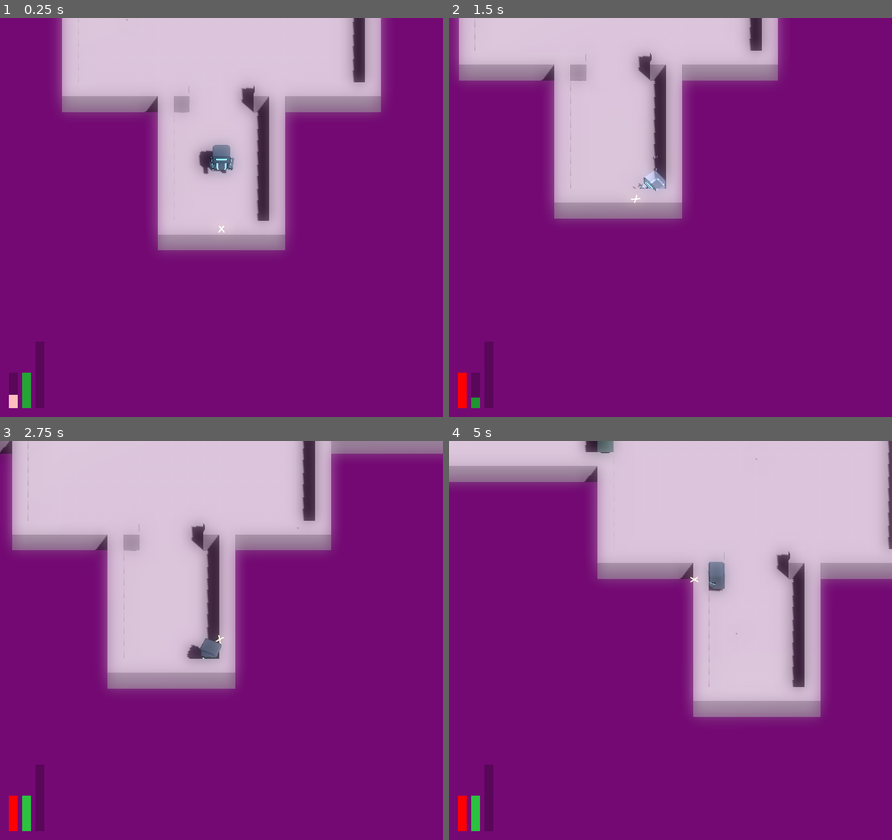
Above: before the commit, frames 1-4 (two rows, left to right).
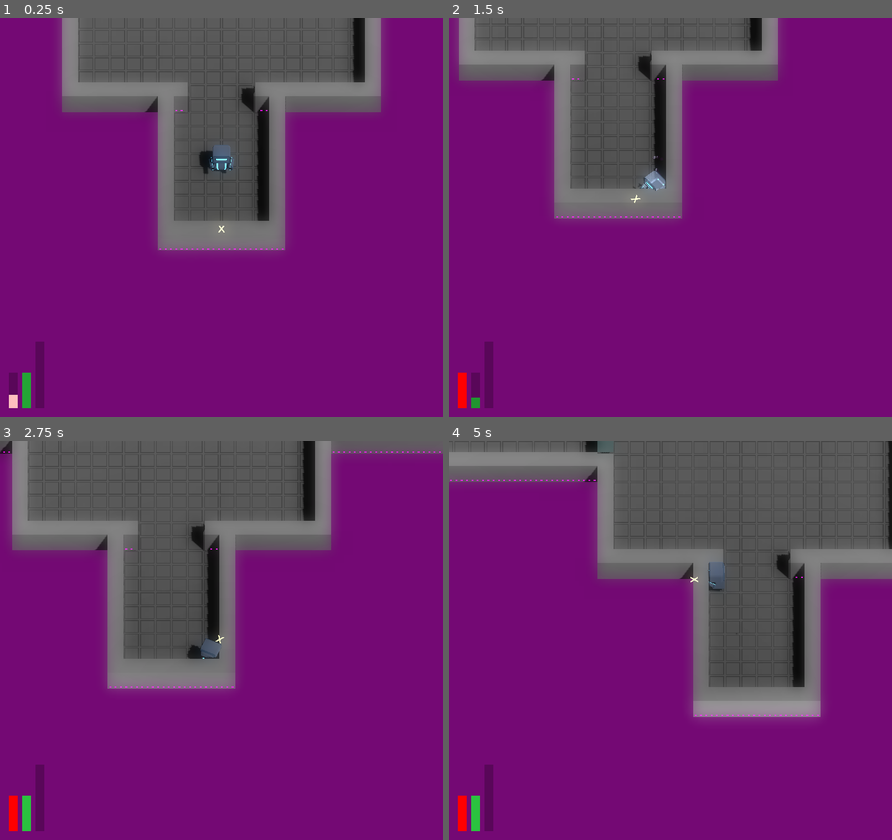
Above: after the commit, the same moments.

Repository: JackEvans24/bullet-absorb
Game: Godot game, scene res://scenes/main.tscn
Two runs of this game, one before a commit and one after it. Both use one fixed random seed, a clock stepped at 60 frames per second and the inputs below.
Inputs (mouse positions are in pixels of both pictures, inside the frame that each line leads up to):
- Up to frame 1 (0.25 s): no input
- Up to frame 2 (1.5 s): move the mouse to (767, 197) at 0.52 s; hold D (move_right) 0.53-1.28 s; hold Ctrl (absorb) 0.53-1.28 s; move the mouse to (581, 237) at 1.27 s; hold S (move_back) from 1.28 s (still down); tap Space (dash) at 1.35 s
- Up to frame 3 (2.75 s): move the mouse to (265, 552) at 2.02 s; release S (move_back) at 2.03 s; press the mouse at (265, 552) at 2.03 s; hold D (move_right) from 2.03 s (still down)
- Up to frame 4 (5 s): move the mouse to (648, 720) at 2.77 s; release D (move_right) at 2.78 s; release the mouse at (648, 720) at 2.78 s; hold W (move_forward) 2.78-3.53 s; tap Ctrl (absorb) at 2.85 s; move the mouse to (803, 700) at 3.52 s; hold A (move_left) from 3.53 s (still down); tap Space (dash) at 3.6 s; move the mouse to (537, 580) at 4.27 s; click (537, 580) at 4.35 s

The runs differ from the first frame. In frame 1, 27% of the frame differs, in the area x 14-86%, y 0-59%; in frame 2, 21%; in frame 3, 30%; in frame 4, 35%, in the area x 0-100%, y 0-69%.

Commit message:
fix: fix power targeting wrong node

Diff:
--- a/scripts/mechanics/power/power.gd
+++ b/scripts/mechanics/power/power.gd
@@ -43,7 +43,10 @@
 	translate(smooth_movement.movement)
 
 func _on_body_entered(body: Node3D):
-	target = body
+	if body.has_node("Pivot"):
+		target = body.get_node("Pivot")
+	else:
+		target = body
 
 func set_target_position(target_position: Vector3):
 	var direction = target_position - global_position
